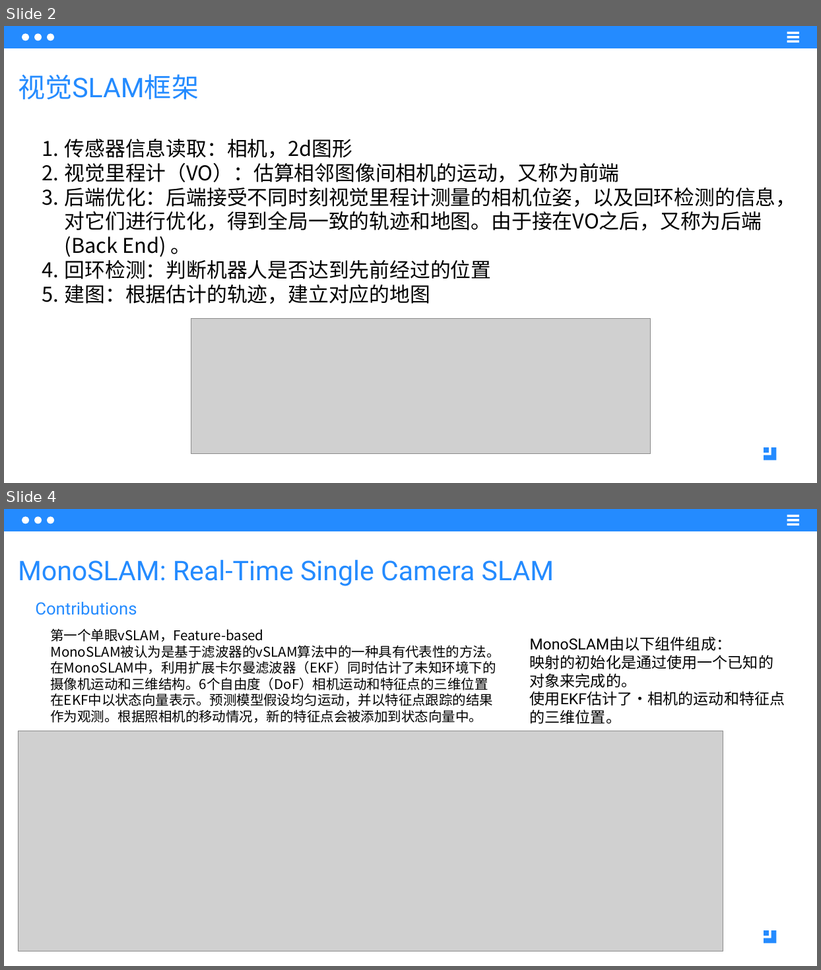
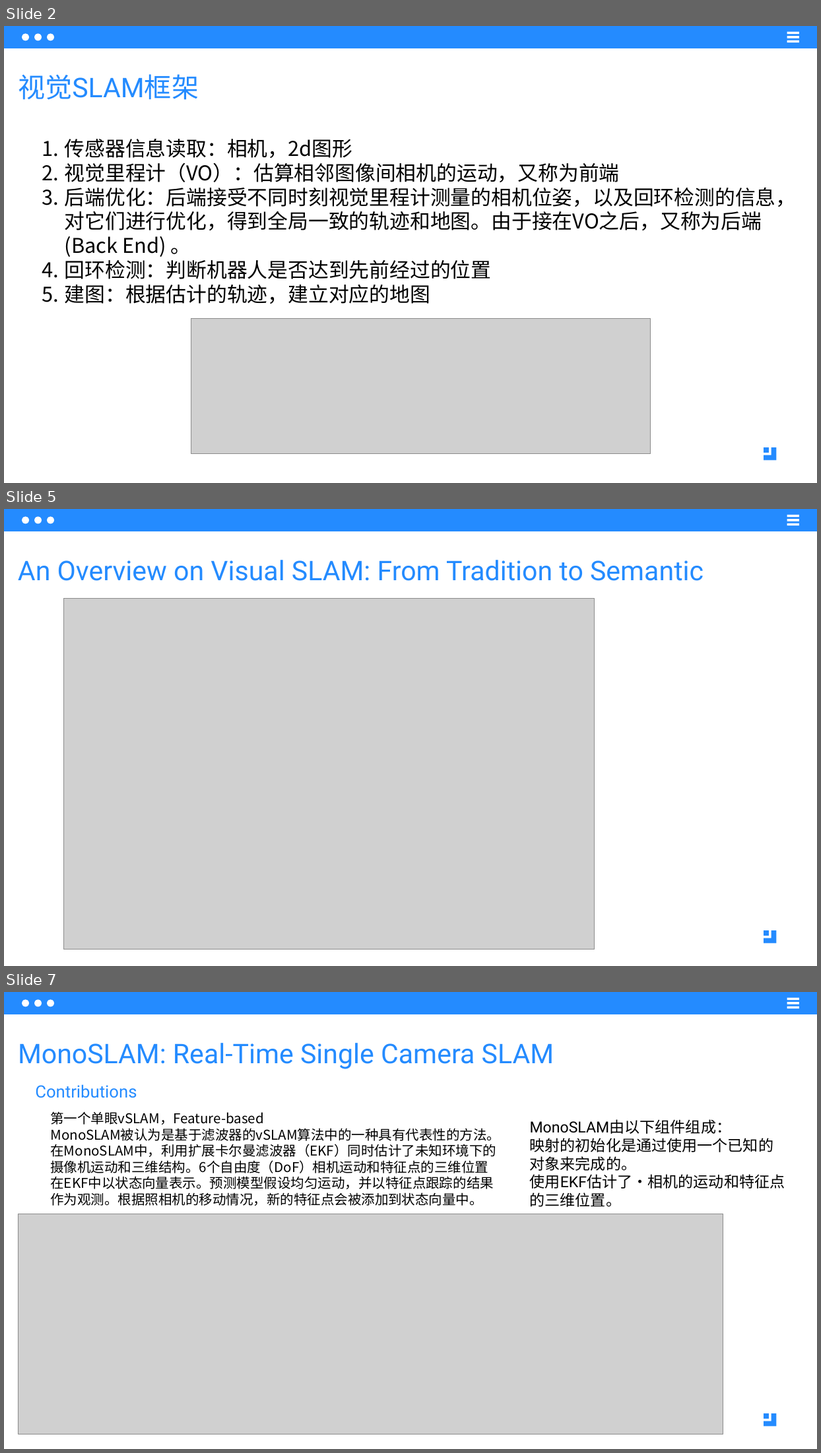
Before and after one commit to drb-ecust/auto_drive, a slide deck: 视觉slam调研/视觉SLAM调研.pptx. Shown one above the other, each under a label of ours: slides 2 and 4 before the commit, slides 2, 5 and 7 after it; the slides between them are not shown. The pictures are 821x970 and 821x1453 pixels, drawn with LibreOffice and Linux fonts; fonts in the diff are those of the drawing; grey boxes stand for pictures. Boxes give left, top, right and bottom in pixels: in the first picture for what was removed or moved away, otherwise in the second. Text is boxed around its words. In the diff, an @@ line names an element or a change of style, - is before the commit and + after.

```diff
--- a/视觉slam调研/视觉SLAM调研.pptx
+++ b/视觉slam调研/视觉SLAM调研.pptx
@@ slide 5 added at (4, 509, 817, 966), background #FFFFFF @@
@@ rectangle added at (4, 509, 817, 531), fill #248BFF @@
@@ ellipse added at (22, 516, 29, 524), fill #FFFFFF @@
@@ ellipse added at (34, 516, 42, 524), fill #FFFFFF @@
@@ ellipse added at (47, 516, 54, 524), fill #FFFFFF @@
@@ rectangle added at (787, 514, 799, 517), fill #FFFFFF @@
@@ rectangle added at (787, 519, 799, 521), fill #FFFFFF @@
@@ rectangle added at (787, 523, 799, 525), fill #FFFFFF @@
@@ text added at (18, 560, 704, 581), 32 pt, text gradient #248BFF to #C8E2FF @@
+An Overview on Visual SLAM: From Tradition to Semantic
@@ picture added at (64, 598, 595, 950) @@
@@ freeform shape added at (764, 931, 777, 944), fill #248BFF @@
@@ freeform shape added at (764, 931, 769, 936), fill #248BFF @@
@@ what was slide 4 is now slide 7 @@
```
Also in this commit, not shown: 3 slides changed, 2 other slides added, 1 slide removed, 5 other files.
